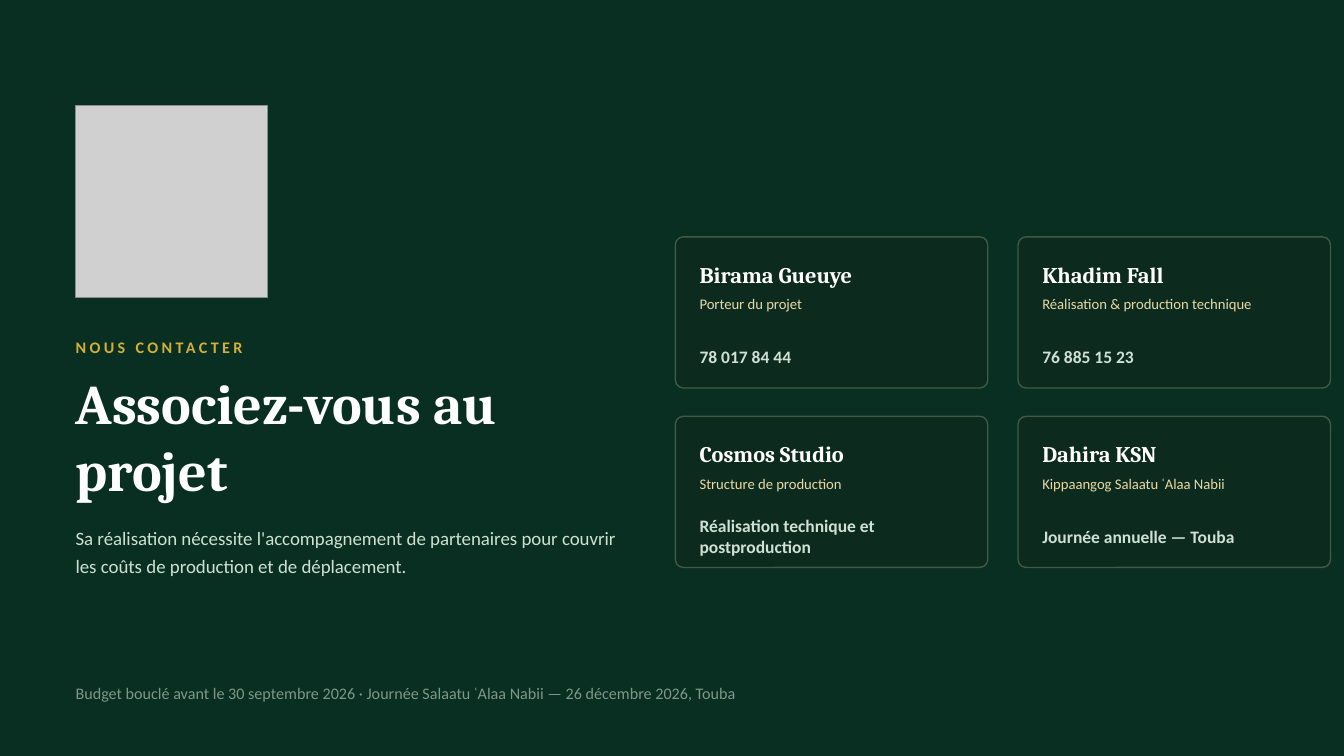
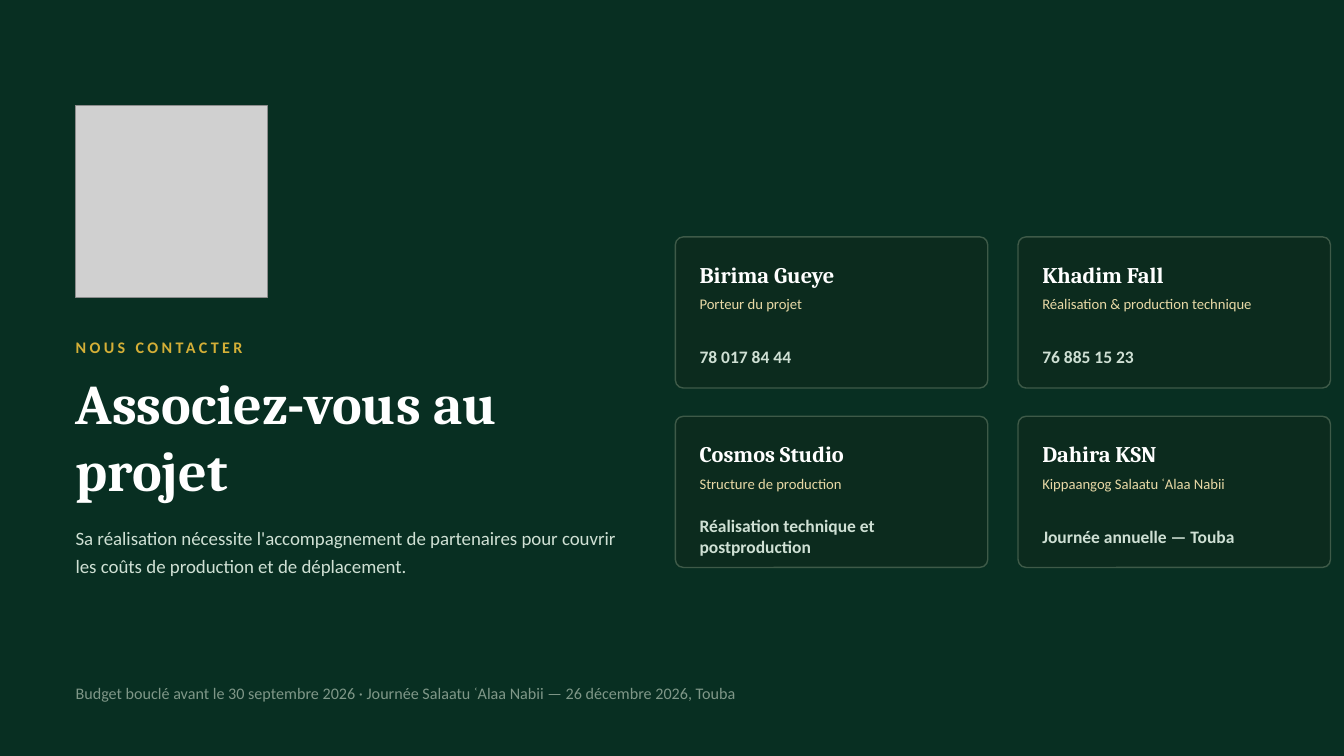
Before and after one commit to papebirima374/ksn-site, a slide deck: slide 14 of public/documents/presentation-salaatu-alaa-nabii.pptx. Drawn at 1344x756 pixels with LibreOffice and Linux fonts; fonts in the diff are those of the drawing; grey boxes stand for pictures. Boxes give left, top, right and bottom in pixels: in the first picture for what was removed or moved away, otherwise in the second. Text is boxed around its words. In the diff, an @@ line names an element or a change of style, - is before the commit and + after.

```diff
--- a/public/documents/presentation-salaatu-alaa-nabii.pptx
+++ b/public/documents/presentation-salaatu-alaa-nabii.pptx
@@ text at box(700, 267, 834, 288): text changed @@
-Birama Gueuye
+Birima Gueye
```
Also in this commit, not shown: 2 other slides changed, 2 other files.
